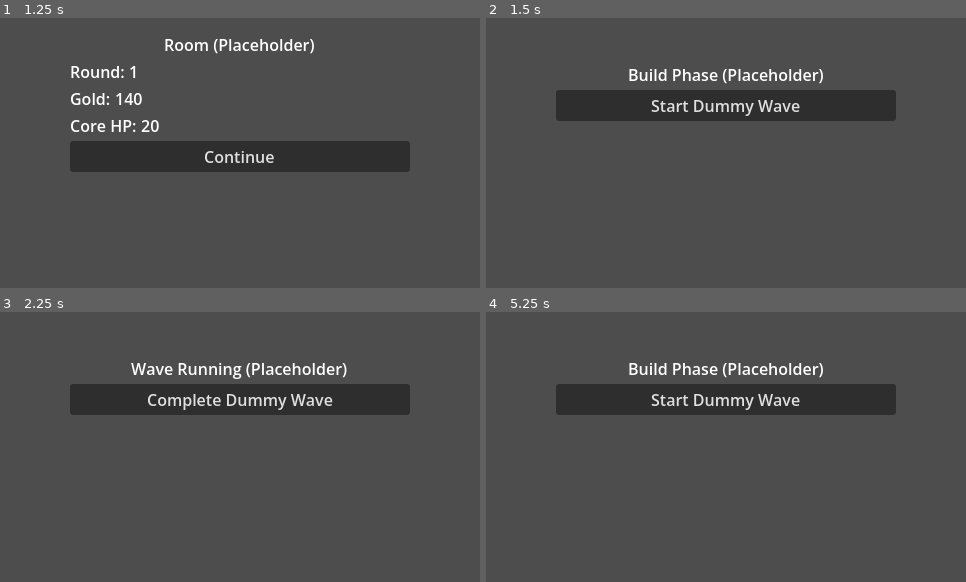
Above: before the commit, frames 1-4 (two rows, left to right).
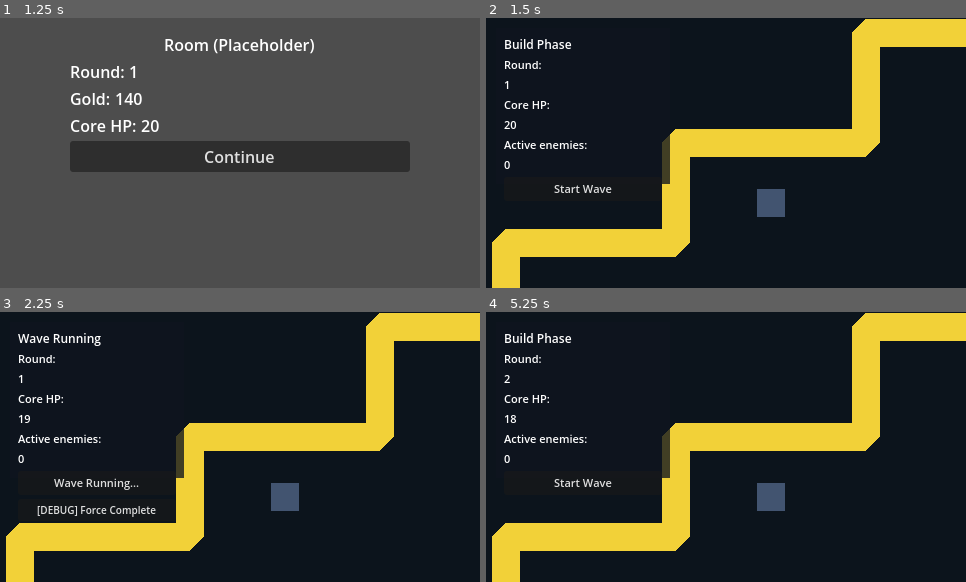
Above: after the commit, the same moments.

Repository: Adriamond/sevilla-td-roguelite-
Game: Godot game, scene res://scenes/boot/boot.tscn
The game is run twice, just before and just after one commit, with the same random seed, the same clock (stepped at 60 frames per second) and the same inputs.
Inputs (mouse positions are in pixels of both pictures, inside the frame that each line leads up to):
- Up to frame 1 (1.25 s): click "Start Run" at 0.5 s
- Up to frame 2 (1.5 s): click "Continue" at 1.25 s
- Up to frame 3 (2.25 s): click "Start Dummy Wave" (after the commit: "Start Wave") at 2 s
- Up to frame 4 (5.25 s): click "Complete Dummy Wave" (after the commit: "Wave Running...") at 2.75 s; click (582, 509) at 3.5 s, where only the run after the commit has a clickable "[DEBUG] Force Complete"; click "botellin_congelado" at 4.25 s; click "Continue" at 5 s

Frame 1 is identical in both runs. In frame 2, 100% of the frame differs, in the area x 0-100%, y 0-100%; in frame 3, 100%; in frame 4, 100%.

Commit message:
CR-004C fix gameplay viewport framing

Diff:
--- a/data/rounds/round_01.tres
+++ b/data/rounds/round_01.tres
@@ -7,7 +7,7 @@
 script = ExtResource("2")
 enemy_id = "tactichandal_runner"
 count = 8
-spawn_interval = 1.0
+spawn_interval = 1.35
 start_delay = 0.0
 path_id = "main"
 is_elite = false
--- a/scenes/enemies/enemy_base.tscn
+++ b/scenes/enemies/enemy_base.tscn
@@ -1,2 +1,14 @@
 [gd_scene load_steps=2 format=3]
+
+[ext_resource type="Script" path="res://scripts/gameplay/enemy_actor.gd" id="1"]
+
 [node name="EnemyBase" type="Node2D"]
+script = ExtResource("1")
+
+[node name="Outline" type="Polygon2D" parent="."]
+color = Color(0.05, 0.05, 0.05, 1)
+polygon = PackedVector2Array(-12, -12, 12, -12, 12, 12, -12, 12)
+
+[node name="Body" type="Polygon2D" parent="."]
+color = Color(0.98, 0.26, 0.42, 1)
+polygon = PackedVector2Array(-9, -9, 9, -9, 9, 9, -9, 9)
--- a/scenes/gameplay/gameplay_root.tscn
+++ b/scenes/gameplay/gameplay_root.tscn
@@ -1,39 +1,94 @@
-[gd_scene load_steps=2 format=3]
+[gd_scene load_steps=5 format=3]
 
 [ext_resource type="Script" path="res://scripts/ui/gameplay_root_controller.gd" id="1"]
+[ext_resource type="Script" path="res://scripts/gameplay/path_controller.gd" id="2"]
+[ext_resource type="Script" path="res://scripts/gameplay/spawn_controller.gd" id="3"]
+[ext_resource type="Script" path="res://scripts/gameplay/wave_controller.gd" id="4"]
 
-[node name="GameplayRoot" type="Control"]
-layout_mode = 3
-anchors_preset = 15
-anchor_right = 1.0
-anchor_bottom = 1.0
-grow_horizontal = 2
-grow_vertical = 2
+[node name="GameplayRoot" type="Node2D"]
 script = ExtResource("1")
 
-[node name="VBoxContainer" type="VBoxContainer" parent="."]
-layout_mode = 1
-anchors_preset = 8
-anchor_left = 0.5
-anchor_top = 0.5
-anchor_right = 0.5
-anchor_bottom = 0.5
-offset_left = -170.0
-offset_top = -90.0
-offset_right = 170.0
-offset_bottom = 90.0
-grow_horizontal = 2
-grow_vertical = 2
+[node name="MainCamera" type="Camera2D" parent="."]
+position = Vector2(480, 270)
+enabled = true
 
-[node name="PhaseLabel" type="Label" parent="VBoxContainer"]
+[node name="MapContainer" type="Node2D" parent="."]
 unique_name_in_owner = true
-layout_mode = 2
-text = "Build Phase (Placeholder)"
-horizontal_alignment = 1
 
-[node name="PhaseActionButton" type="Button" parent="VBoxContainer"]
+[node name="EnemyLayer" type="Node2D" parent="."]
 unique_name_in_owner = true
-layout_mode = 2
-text = "Start Dummy Wave"
 
-[connection signal="pressed" from="VBoxContainer/PhaseActionButton" to="." method="request_phase_action"]
+[node name="Systems" type="Node" parent="."]
+
+[node name="PathController" type="Node" parent="Systems"]
+unique_name_in_owner = true
+script = ExtResource("2")
+
+[node name="SpawnController" type="Node" parent="Systems"]
+unique_name_in_owner = true
+script = ExtResource("3")
+
+[node name="WaveController" type="Node" parent="Systems"]
+unique_name_in_owner = true
+script = ExtResource("4")
+
+[node name="UILayer" type="CanvasLayer" parent="."]
+
+[node name="DebugPanel" type="ColorRect" parent="UILayer"]
+offset_left = 10.0
+offset_top = 10.0
+offset_right = 184.0
+offset_bottom = 166.0
+color = Color(0.06, 0.08, 0.12, 0.78)
+
+[node name="VBoxContainer" type="VBoxContainer" parent="UILayer/DebugPanel"]
+offset_left = 8.0
+offset_top = 8.0
+offset_right = 166.0
+offset_bottom = 148.0
+
+[node name="PhaseLabel" type="Label" parent="UILayer/DebugPanel/VBoxContainer"]
+unique_name_in_owner = true
+text = "Build Phase"
+theme_override_font_sizes/font_size = 12
+
+[node name="RoundLabel" type="Label" parent="UILayer/DebugPanel/VBoxContainer"]
+text = "Round:"
+theme_override_font_sizes/font_size = 11
+
+[node name="RoundValueLabel" type="Label" parent="UILayer/DebugPanel/VBoxContainer"]
+unique_name_in_owner = true
+text = "1"
+theme_override_font_sizes/font_size = 11
+
+[node name="CoreHPLabel" type="Label" parent="UILayer/DebugPanel/VBoxContainer"]
+text = "Core HP:"
+theme_override_font_sizes/font_size = 11
+
+[node name="CoreHPValueLabel" type="Label" parent="UILayer/DebugPanel/VBoxContainer"]
+unique_name_in_owner = true
+text = "20"
+theme_override_font_sizes/font_size = 11
+
+[node name="ActiveEnemiesLabel" type="Label" parent="UILayer/DebugPanel/VBoxContainer"]
+text = "Active enemies:"
+theme_override_font_sizes/font_size = 11
+
+[node name="ActiveEnemiesValueLabel" type="Label" parent="UILayer/DebugPanel/VBoxContainer"]
+unique_name_in_owner = true
+text = "0"
+theme_override_font_sizes/font_size = 11
+
+[node name="PhaseActionButton" type="Button" parent="UILayer/DebugPanel/VBoxContainer"]
+unique_name_in_owner = true
+text = "Start Wave"
+theme_override_font_sizes/font_size = 11
+
+[node name="ForceCompleteButton" type="Button" parent="UILayer/DebugPanel/VBoxContainer"]
+unique_name_in_owner = true
+text = "[DEBUG] Force Complete"
+visible = false
+theme_override_font_sizes/font_size = 10
+
+[connection signal="pressed" from="UILayer/DebugPanel/VBoxContainer/PhaseActionButton" to="." method="request_phase_action"]
+[connection signal="pressed" from="UILayer/DebugPanel/VBoxContainer/ForceCompleteButton" to="." method="request_force_complete"]
--- a/scenes/maps/pino_montano/pino_montano_map.tscn
+++ b/scenes/maps/pino_montano/pino_montano_map.tscn
@@ -1,2 +1,66 @@
-[gd_scene load_steps=2 format=3]
+[gd_scene load_steps=3 format=3]
+
+[sub_resource type="Curve2D" id="Curve2D_main"]
+_data = {
+"points": PackedFloat32Array(80, 460, 0, 0, 0, 0, 260, 460, 0, 0, 0, 0, 260, 360, 0, 0, 0, 0, 430, 360, 0, 0, 0, 0, 430, 260, 0, 0, 0, 0, 620, 260, 0, 0, 0, 0, 620, 150, 0, 0, 0, 0, 860, 150, 0, 0, 0, 0, 900, 90, 0, 0, 0, 0),
+"tilts": PackedFloat32Array(),
+"closed": false
+}
+
 [node name="PinoMontanoMap" type="Node2D"]
+
+[node name="Background" type="Polygon2D" parent="."]
+color = Color(0.05, 0.08, 0.11, 1)
+polygon = PackedVector2Array(20, 20, 940, 20, 940, 520, 20, 520)
+
+[node name="MainPath" type="Path2D" parent="."]
+curve = SubResource("Curve2D_main")
+
+[node name="PathVisual" type="Line2D" parent="."]
+default_color = Color(0.95, 0.82, 0.22, 1)
+width = 28.0
+joint_mode = 1
+points = PackedVector2Array(80, 460, 260, 460, 260, 360, 430, 360, 430, 260, 620, 260, 620, 150, 860, 150, 900, 90)
+
+[node name="StartMarker" type="Polygon2D" parent="."]
+color = Color(0.13, 0.93, 0.35, 1)
+polygon = PackedVector2Array(-16, -16, 16, -16, 16, 16, -16, 16)
+position = Vector2(80, 460)
+
+[node name="EndMarker" type="Polygon2D" parent="."]
+color = Color(0.95, 0.22, 0.22, 1)
+polygon = PackedVector2Array(-16, -16, 16, -16, 16, 16, -16, 16)
+position = Vector2(900, 90)
+
+[node name="StartText" type="Label" parent="."]
+offset_left = 34.0
+offset_top = 482.0
+offset_right = 112.0
+offset_bottom = 506.0
+text = "START"
+theme_override_colors/font_color = Color(0.88, 1, 0.9, 1)
+theme_override_font_sizes/font_size = 13
+
+[node name="EndText" type="Label" parent="."]
+offset_left = 906.0
+offset_top = 104.0
+offset_right = 944.0
+offset_bottom = 128.0
+text = "END"
+theme_override_colors/font_color = Color(1, 0.88, 0.88, 1)
+theme_override_font_sizes/font_size = 13
+
+[node name="PadPlaceholder1" type="Polygon2D" parent="."]
+color = Color(0.3, 0.38, 0.5, 0.85)
+polygon = PackedVector2Array(-14, -14, 14, -14, 14, 14, -14, 14)
+position = Vector2(335, 458)
+
+[node name="PadPlaceholder2" type="Polygon2D" parent="."]
+color = Color(0.3, 0.38, 0.5, 0.85)
+polygon = PackedVector2Array(-14, -14, 14, -14, 14, 14, -14, 14)
+position = Vector2(525, 320)
+
+[node name="PadPlaceholderWall" type="Polygon2D" parent="."]
+color = Color(0.3, 0.38, 0.5, 0.85)
+polygon = PackedVector2Array(-12, -18, 12, -18, 12, 18, -12, 18)
+position = Vector2(760, 220)
--- /dev/null
+++ b/scripts/gameplay/enemy_actor.gd
@@ -0,0 +1,60 @@
+extends Node2D
+
+class_name EnemyActor
+
+signal reached_end(enemy_id: String, leak_damage: int)
+signal removed_from_wave(enemy_id: String)
+
+const SPEED_SCALE: float = 42.0
+
+var enemy_id: String = ""
+var hp: float = 1.0
+var speed: float = 1.0
+var leak_damage: int = 1
+
+var _path: Path2D = null
+var _distance_travelled: float = 0.0
+var _already_reached_end: bool = false
+
+func setup_from_def(enemy_def: Resource, path: Path2D, is_elite: bool = false) -> void:
+	enemy_id = String(enemy_def.get("id"))
+	hp = float(enemy_def.get("base_hp"))
+	speed = float(enemy_def.get("base_speed"))
+	leak_damage = int(enemy_def.get("leak_damage"))
+
+	if is_elite:
+		hp *= 2.2
+
+	_path = path
+	_distance_travelled = 0.0
+	_update_position()
+
+func _process(delta: float) -> void:
+	if _path == null:
+		return
+	var curve: Curve2D = _path.curve
+	if curve == null:
+		return
+
+	var path_length: float = max(curve.get_baked_length(), 1.0)
+	_distance_travelled += max(speed, 0.0) * SPEED_SCALE * delta
+	if _distance_travelled >= path_length:
+		if not _already_reached_end:
+			_already_reached_end = true
+			reached_end.emit(enemy_id, leak_damage)
+		queue_free()
+		return
+
+	_update_position()
+
+func _update_position() -> void:
+	if _path == null:
+		return
+	var curve: Curve2D = _path.curve
+	if curve == null:
+		return
+	var local_point: Vector2 = curve.sample_baked(_distance_travelled)
+	global_position = _path.to_global(local_point)
+
+func _exit_tree() -> void:
+	removed_from_wave.emit(enemy_id)
--- a/scripts/gameplay/path_controller.gd
+++ b/scripts/gameplay/path_controller.gd
@@ -7,5 +7,8 @@
 func register_path(path_id: String, path_node: Path2D) -> void:
     paths[path_id] = path_node
 
-func get_path(path_id: String) -> Path2D:
+func get_path_node(path_id: String) -> Path2D:
     return paths.get(path_id)
+
+func clear_paths() -> void:
+    paths.clear()
--- a/scripts/gameplay/spawn_controller.gd
+++ b/scripts/gameplay/spawn_controller.gd
@@ -2,12 +2,40 @@
 
 class_name SpawnController
 
-@export var enemy_parent_path: NodePath
+var _enemy_parent: Node2D = null
+var _path_controller: PathController = null
+
+func configure(enemy_parent: Node2D, path_controller: PathController) -> void:
+	_enemy_parent = enemy_parent
+	_path_controller = path_controller
 
 func spawn_enemy(enemy_id: String, path_id: String = "main", is_elite: bool = false) -> Node:
-    # TODO: Load EnemyDef from ContentDB and instantiate scene.
-    # TODO: Assign path and elite modifiers.
-    _ = path_id
-    _ = is_elite
-    print("Spawn enemy placeholder: ", enemy_id)
-    return null
+	if _enemy_parent == null or _path_controller == null:
+		return null
+
+	var content_db: Node = get_node("/root/ContentDB")
+	var enemy_def: Resource = content_db.call("get_enemy", enemy_id)
+	if enemy_def == null:
+		push_warning("Missing EnemyDef for id: %s" % enemy_id)
+		return null
+
+	var enemy_scene_path: String = String(enemy_def.get("scene_path"))
+	var enemy_scene: PackedScene = load(enemy_scene_path)
+	if enemy_scene == null:
+		push_warning("Failed to load enemy scene: %s" % enemy_scene_path)
+		return null
+
+	var enemy_node: Node = enemy_scene.instantiate()
+	if enemy_node == null:
+		return null
+
+	_enemy_parent.add_child(enemy_node)
+
+	var path: Path2D = _path_controller.get_path_node(path_id)
+	if path == null:
+		path = _path_controller.get_path_node("main")
+
+	if enemy_node.has_method("setup_from_def"):
+		enemy_node.call("setup_from_def", enemy_def, path, is_elite)
+
+	return enemy_node
--- a/scripts/gameplay/wave_controller.gd
+++ b/scripts/gameplay/wave_controller.gd
@@ -4,13 +4,115 @@
 
 signal wave_started(round_index: int)
 signal wave_completed(round_index: int)
+signal enemy_leaked(enemy_id: String, leak_damage: int)
+signal active_enemy_count_changed(value: int)
 
 var active_round_def: Resource
+var _spawn_controller: SpawnController = null
+var _active_enemies: Dictionary = {}
+var _spawn_sequence_done: bool = false
+var _running: bool = false
+var _cancel_requested: bool = false
+
+func configure(spawn_controller: SpawnController) -> void:
+	_spawn_controller = spawn_controller
 
 func start_round(round_def: Resource) -> void:
-    active_round_def = round_def
-    wave_started.emit(RunState.current_round)
-    # TODO: Schedule WaveStepDef entries.
+	if _spawn_controller == null or round_def == null:
+		return
+
+	active_round_def = round_def
+	_active_enemies.clear()
+	_spawn_sequence_done = false
+	_running = true
+	_cancel_requested = false
+
+	var run_state: Node = get_node("/root/RunState")
+	wave_started.emit(int(run_state.get("current_round")))
+	_spawn_round_steps()
 
 func complete_wave() -> void:
-    wave_completed.emit(RunState.current_round)
+	if not _running:
+		return
+	_running = false
+	var run_state: Node = get_node("/root/RunState")
+	wave_completed.emit(int(run_state.get("current_round")))
+
+func debug_force_complete() -> void:
+	_cancel_requested = true
+	for key: Variant in _active_enemies.keys():
+		var enemy: Node = _active_enemies[key]
+		if enemy != null and is_instance_valid(enemy):
+			enemy.queue_free()
+	_active_enemies.clear()
+	active_enemy_count_changed.emit(0)
+	_spawn_sequence_done = true
+	_check_wave_completion()
+
+func get_active_enemy_count() -> int:
+	return _active_enemies.size()
+
+func _spawn_round_steps() -> void:
+	_spawn_round_steps_async()
+
+func _spawn_round_steps_async() -> void:
+	var steps: Array = active_round_def.get("wave_steps")
+	for step_variant: Variant in steps:
+		if _cancel_requested:
+			break
+		if step_variant == null or not (step_variant is Resource):
+			continue
+		var step: Resource = step_variant
+
+		var start_delay: float = float(step.get("start_delay"))
+		if start_delay > 0.0:
+			await get_tree().create_timer(start_delay).timeout
+			if _cancel_requested:
+				break
+
+		var count: int = int(step.get("count"))
+		var spawn_interval: float = float(step.get("spawn_interval"))
+		var enemy_id: String = String(step.get("enemy_id"))
+		var path_id: String = String(step.get("path_id"))
+		var is_elite: bool = bool(step.get("is_elite"))
+
+		for i: int in range(count):
+			if _cancel_requested:
+				break
+			var enemy: Node = _spawn_controller.spawn_enemy(enemy_id, path_id, is_elite)
+			if enemy != null:
+				_register_enemy(enemy)
+			if i < count - 1 and spawn_interval > 0.0:
+				await get_tree().create_timer(spawn_interval).timeout
+
+	_spawn_sequence_done = true
+	_check_wave_completion()
+
+func _register_enemy(enemy: Node) -> void:
+	var id: int = enemy.get_instance_id()
+	_active_enemies[id] = enemy
+	active_enemy_count_changed.emit(_active_enemies.size())
+
+	if enemy.has_signal("reached_end"):
+		enemy.reached_end.connect(_on_enemy_reached_end)
+	if enemy.has_signal("removed_from_wave"):
+		enemy.removed_from_wave.connect(_on_enemy_removed_from_wave.bind(id))
+
+func _on_enemy_reached_end(enemy_id: String, leak_damage: int) -> void:
+	enemy_leaked.emit(enemy_id, leak_damage)
+
+func _on_enemy_removed_from_wave(_enemy_id: String, instance_id: int) -> void:
+	if not _active_enemies.has(instance_id):
+		return
+	_active_enemies.erase(instance_id)
+	active_enemy_count_changed.emit(_active_enemies.size())
+	_check_wave_completion()
+
+func _check_wave_completion() -> void:
+	if not _running:
+		return
+	if not _spawn_sequence_done:
+		return
+	if _active_enemies.size() > 0:
+		return
+	complete_wave()
--- a/scripts/ui/boot_controller.gd
+++ b/scripts/ui/boot_controller.gd
@@ -45,17 +45,26 @@
 	var gameplay_ui: GameplayRootController = _show_screen(GAMEPLAY_SCENE) as GameplayRootController
 	if gameplay_ui == null:
 		return
+	var round_def: Resource = _get_current_round_def()
+	gameplay_ui.prepare_round(round_def)
 	gameplay_ui.show_build_phase()
-	gameplay_ui.start_dummy_wave_requested.connect(_on_start_dummy_wave_requested)
-	gameplay_ui.complete_dummy_wave_requested.connect(_on_complete_dummy_wave_requested)
+	gameplay_ui.start_wave_requested.connect(_on_start_wave_requested)
+	gameplay_ui.force_complete_wave_requested.connect(_on_force_complete_wave_requested)
+	gameplay_ui.wave_completed.connect(_on_wave_completed)
+	gameplay_ui.core_depleted.connect(_on_core_depleted)
 
 func _show_wave_running() -> void:
 	var gameplay_ui: GameplayRootController = _show_screen(GAMEPLAY_SCENE) as GameplayRootController
 	if gameplay_ui == null:
 		return
+	var round_def: Resource = _get_current_round_def()
+	gameplay_ui.prepare_round(round_def)
 	gameplay_ui.show_wave_running()
-	gameplay_ui.start_dummy_wave_requested.connect(_on_start_dummy_wave_requested)
-	gameplay_ui.complete_dummy_wave_requested.connect(_on_complete_dummy_wave_requested)
+	gameplay_ui.start_wave()
+	gameplay_ui.start_wave_requested.connect(_on_start_wave_requested)
+	gameplay_ui.force_complete_wave_requested.connect(_on_force_complete_wave_requested)
+	gameplay_ui.wave_completed.connect(_on_wave_completed)
+	gameplay_ui.core_depleted.connect(_on_core_depleted)
 
 func _show_reward_selection() -> void:
 	var reward_screen: RewardScreenController = _show_screen(REWARD_SCENE) as RewardScreenController
@@ -93,10 +102,16 @@
 func _on_room_continue_requested() -> void:
 	_run_controller.transition_to(RunController.RunStateType.BUILD_PHASE)
 
-func _on_start_dummy_wave_requested() -> void:
+func _on_start_wave_requested() -> void:
 	_run_controller.transition_to(RunController.RunStateType.WAVE_RUNNING)
 
-func _on_complete_dummy_wave_requested() -> void:
+func _on_force_complete_wave_requested() -> void:
+	var gameplay_ui: GameplayRootController = _active_screen as GameplayRootController
+	if gameplay_ui == null:
+		return
+	gameplay_ui.force_complete_wave()
+
+func _on_wave_completed() -> void:
 	var run_state: Node = _run_state()
 	if int(run_state.get("core_hp")) <= 0:
 		_run_controller.end_run(false)
@@ -106,6 +121,9 @@
 	var round_reward_gold: int = 45 + 15 * current_round
 	run_state.call("add_gold", round_reward_gold)
 	_run_controller.transition_to(RunController.RunStateType.REWARD_SELECTION)
+
+func _on_core_depleted() -> void:
+	_run_controller.end_run(false)
 
 func _on_reward_chosen(item_id: String) -> void:
 	if item_id.is_empty():
@@ -173,3 +191,11 @@
 
 func _content_db() -> Node:
 	return get_node("/root/ContentDB")
+
+func _get_current_round_def() -> Resource:
+	var run_state: Node = _run_state()
+	var round_index: int = int(run_state.get("current_round"))
+	var round_id: String = "round_%02d" % round_index
+	if round_index >= 6:
+		round_id = "round_06_boss"
+	return _content_db().call("get_round", round_id)
--- a/scripts/ui/gameplay_root_controller.gd
+++ b/scripts/ui/gameplay_root_controller.gd
@@ -1,27 +1,126 @@
-extends Control
+extends Node2D
 
 class_name GameplayRootController
 
-signal start_dummy_wave_requested
-signal complete_dummy_wave_requested
+signal start_wave_requested
+signal force_complete_wave_requested
+signal wave_completed
+signal core_depleted
 
 @onready var phase_label: Label = %PhaseLabel
+@onready var round_label: Label = %RoundValueLabel
 @onready var action_button: Button = %PhaseActionButton
+@onready var force_complete_button: Button = %ForceCompleteButton
+@onready var core_hp_label: Label = %CoreHPValueLabel
+@onready var active_enemies_label: Label = %ActiveEnemiesValueLabel
+@onready var map_container: Node2D = %MapContainer
+@onready var enemy_layer: Node2D = %EnemyLayer
+@onready var path_controller: PathController = %PathController
+@onready var spawn_controller: SpawnController = %SpawnController
+@onready var wave_controller: WaveController = %WaveController
 
 var _is_wave_running: bool = false
+var _map_instance: Node2D = null
+var _active_round_def: Resource = null
 
 func show_build_phase() -> void:
-    _is_wave_running = false
-    phase_label.text = "Build Phase (Placeholder)"
-    action_button.text = "Start Dummy Wave"
+	_is_wave_running = false
+	phase_label.text = "Build Phase"
+	action_button.text = "Start Wave"
+	force_complete_button.visible = false
+	_update_status_labels()
 
 func show_wave_running() -> void:
-    _is_wave_running = true
-    phase_label.text = "Wave Running (Placeholder)"
-    action_button.text = "Complete Dummy Wave"
+	_is_wave_running = true
+	phase_label.text = "Wave Running"
+	action_button.text = "Wave Running..."
+	force_complete_button.visible = true
+	_update_status_labels()
 
 func request_phase_action() -> void:
-    if _is_wave_running:
-        complete_dummy_wave_requested.emit()
-        return
-    start_dummy_wave_requested.emit()
+	if _is_wave_running:
+		return
+	start_wave_requested.emit()
+
+func request_force_complete() -> void:
+	if not _is_wave_running:
+		return
+	force_complete_wave_requested.emit()
+
+func prepare_round(round_def: Resource) -> void:
+	_active_round_def = round_def
+	_ensure_map_loaded()
+	_update_status_labels()
+
+func start_wave() -> void:
+	if _active_round_def == null:
+		return
+	_is_wave_running = true
+	show_wave_running()
+	wave_controller.start_round(_active_round_def)
+
+func force_complete_wave() -> void:
+	wave_controller.debug_force_complete()
+
+func _ready() -> void:
+	spawn_controller.configure(enemy_layer, path_controller)
+	wave_controller.configure(spawn_controller)
+	wave_controller.wave_completed.connect(_on_wave_completed)
+	wave_controller.enemy_leaked.connect(_on_enemy_leaked)
+	wave_controller.active_enemy_count_changed.connect(_on_active_enemy_count_changed)
+	_center_camera()
+	_update_status_labels()
+
+func _ensure_map_loaded() -> void:
+	if _map_instance != null and is_instance_valid(_map_instance):
+		return
+
+	var map_scene: PackedScene = null
+	var run_state: Node = get_node("/root/RunState")
+	var content_db: Node = get_node("/root/ContentDB")
+	var map_id: String = String(run_state.get("map_id"))
+	var map_def: Resource = content_db.call("get_map", map_id)
+	if map_def != null:
+		var scene_path: String = String(map_def.get("scene_path"))
+		map_scene = load(scene_path) as PackedScene
+
+	if map_scene == null:
+		map_scene = load("res://scenes/maps/pino_montano/pino_montano_map.tscn")
+	if map_scene == null:
+		return
+
+	_map_instance = map_scene.instantiate() as Node2D
+	if _map_instance == null:
+		return
+
+	map_container.add_child(_map_instance)
+	path_controller.clear_paths()
+	var main_path: Path2D = _map_instance.get_node_or_null("MainPath")
+	if main_path != null:
+		path_controller.register_path("main", main_path)
+
+func _center_camera() -> void:
+	var camera: Camera2D = get_node_or_null("MainCamera")
+	if camera == null:
+		return
+	camera.position = Vector2(480, 270)
+
+func _on_wave_completed(_round_index: int) -> void:
+	_is_wave_running = false
+	wave_completed.emit()
+
+func _on_enemy_leaked(_enemy_id: String, leak_damage: int) -> void:
+	var run_state: Node = get_node("/root/RunState")
+	run_state.call("damage_core", leak_damage)
+	_update_status_labels()
+	if bool(run_state.call("is_defeated")):
+		core_depleted.emit()
+
+func _on_active_enemy_count_changed(_value: int) -> void:
+	_update_status_labels()
+
+func _update_status_labels() -> void:
+	var run_state: Node = get_node("/root/RunState")
+	round_label.text = str(int(run_state.get("current_round")))
+	core_hp_label.text = str(int(run_state.get("core_hp")))
+	active_enemies_label.text = str(wave_controller.get_active_enemy_count())
--- a/tools/validate_project.gd
+++ b/tools/validate_project.gd
@@ -7,7 +7,9 @@
 	{"scene": "res://scenes/gameplay/gameplay_root.tscn", "root_script": "res://scripts/ui/gameplay_root_controller.gd"},
 	{"scene": "res://scenes/ui/reward_screen.tscn", "root_script": "res://scripts/ui/reward_screen_controller.gd"},
 	{"scene": "res://scenes/ui/victory_screen.tscn", "root_script": "res://scripts/ui/end_screen_controller.gd"},
-	{"scene": "res://scenes/ui/defeat_screen.tscn", "root_script": "res://scripts/ui/end_screen_controller.gd"}
+	{"scene": "res://scenes/ui/defeat_screen.tscn", "root_script": "res://scripts/ui/end_screen_controller.gd"},
+	{"scene": "res://scenes/maps/pino_montano/pino_montano_map.tscn", "root_script": ""},
+	{"scene": "res://scenes/enemies/enemy_base.tscn", "root_script": "res://scripts/gameplay/enemy_actor.gd"}
 ]
 
 func _init() -> void:
@@ -29,16 +31,17 @@
 			quit(1)
 			return
 
-		var root_script: Script = instance.get_script()
-		if root_script == null:
-			print("Project validation failed: root script did not compile for scene: ", scene_path)
-			quit(1)
-			return
-		if root_script.resource_path != root_script_path:
-			print("Project validation failed: unexpected root script for scene: ", scene_path)
-			print("Expected: ", root_script_path, " | Got: ", root_script.resource_path)
-			quit(1)
-			return
+		if not root_script_path.is_empty():
+			var root_script: Script = instance.get_script()
+			if root_script == null:
+				print("Project validation failed: root script did not compile for scene: ", scene_path)
+				quit(1)
+				return
+			if root_script.resource_path != root_script_path:
+				print("Project validation failed: unexpected root script for scene: ", scene_path)
+				print("Expected: ", root_script_path, " | Got: ", root_script.resource_path)
+				quit(1)
+				return
 
 		instance.queue_free()
 
Not shown, added: scripts/gameplay/enemy_actor.gd.uid
Not shown, changed: docs/change_requests.md
Not shown, changed: docs/codex_tasks.md
